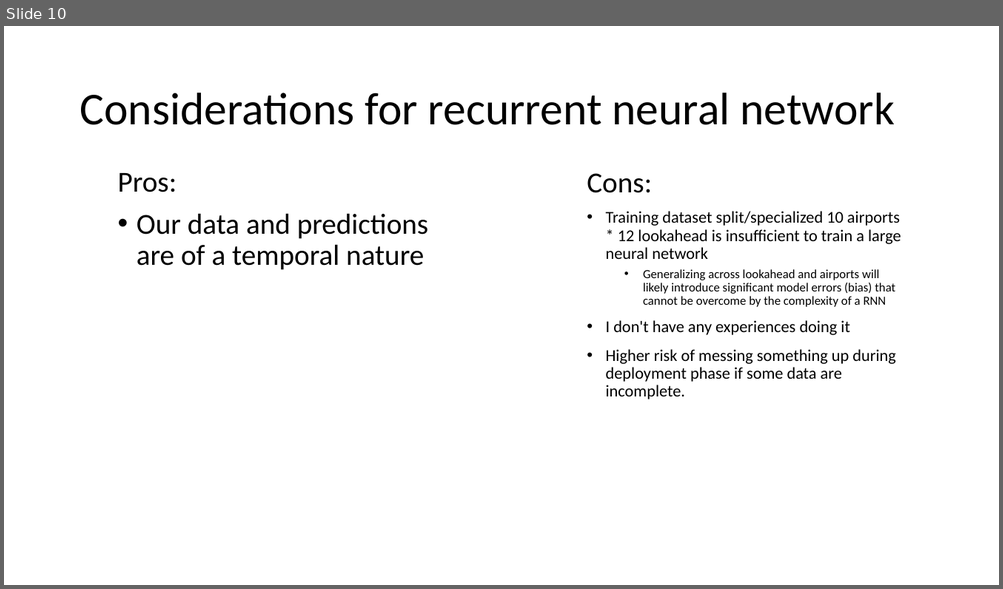
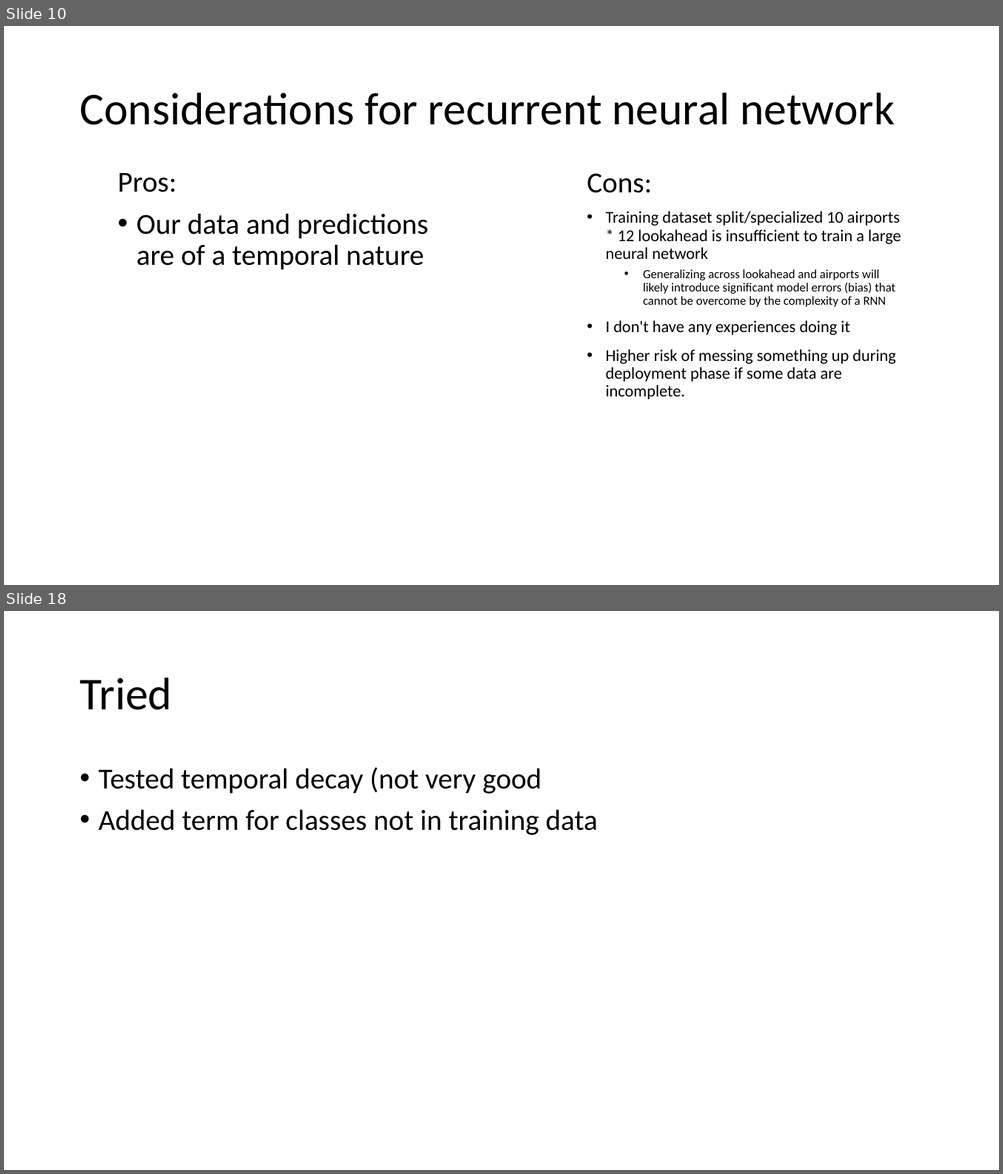
Before and after one commit to Pennswood/runway-project-private, a slide deck: weather for predicting airport configuration.pptx. Shown one above the other, each under a label of ours: slide 10 before the commit, slides 10 and 18 after it; the slides between them are not shown. The pictures are 1003x589 and 1003x1174 pixels, drawn with LibreOffice and Linux fonts; fonts in the diff are those of the drawing. Boxes give left, top, right and bottom in pixels: in the first picture for what was removed or moved away, otherwise in the second. Text is boxed around its words. In the diff, an @@ line names an element or a change of style, - is before the commit and + after.

```diff
--- a/weather for predicting airport configuration.pptx
+++ b/weather for predicting airport configuration.pptx
@@ slide 18 added at (4, 611, 999, 1170), background #FFFFFF @@
@@ title added at (79, 678, 172, 710), 44 pt, text #000000 @@
+Tried
@@ text added at (99, 767, 597, 835), 28 pt, text #000000 @@
+• Tested temporal decay (not very good
+• Added term for classes not in training data
```
Also in this commit, not shown: 1 slide changed, 10 other slides added.
